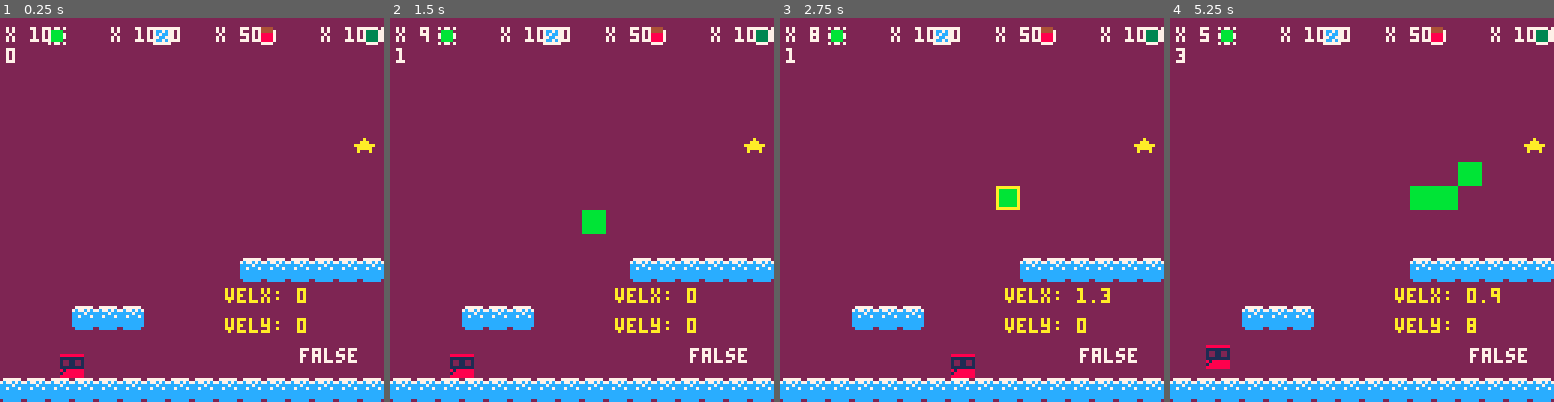
Above: before the commit, frames 1-4 (left to right).
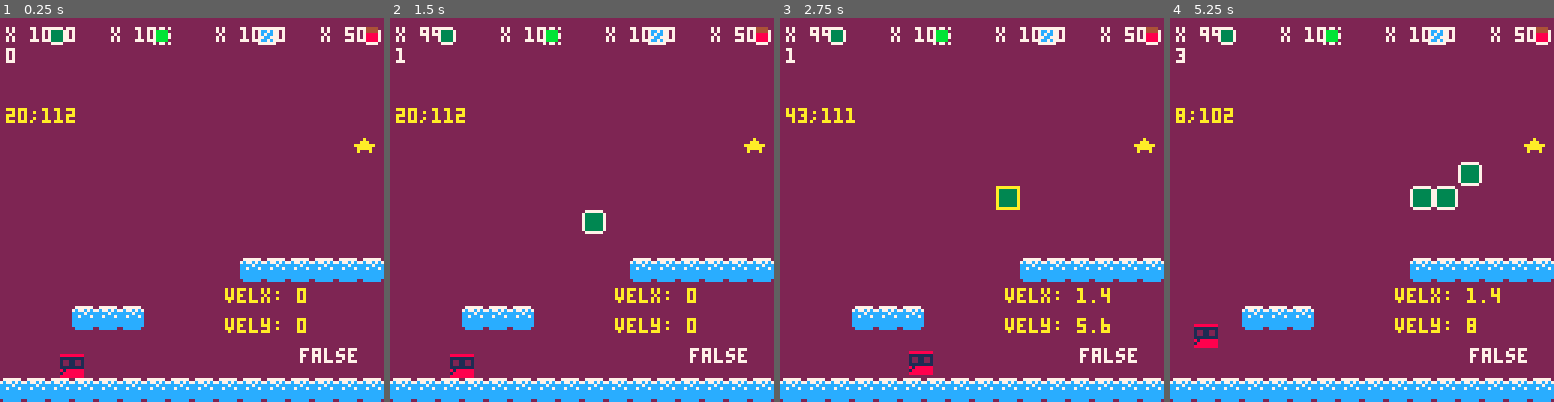
Above: after the commit, the same moments.

Repository: FlavioIero/PlatformMaker
Game: PICO-8 cartridge platformmaker.p8
The game is run twice, just before and just after one commit, with the same random seed, the same clock (stepped at 60 frames per second) and the same inputs.
Inputs:
- Up to frame 1 (0.25 s): no input
- Up to frame 2 (1.5 s): tap X (X key) at 0.33, 1.07 s; tap O (Z key) at 0.7 s
- Up to frame 3 (2.75 s): hold Right 1.6-2.1 s; tap O (Z key) at 1.7, 2.1, 2.5 s; tap X (X key) at 1.85 s; hold Up 2.15-2.42 s; hold Right from 2.47 s (still down)
- Up to frame 4 (5.25 s): tap O (Z key) every 0.4 s from 2.9 to 4.9 s; tap X (X key) at 2.97, 4.08, 5.2 s; release Right at 3.03 s; hold Left 3.08-3.58 s; hold Down 3.63-3.97 s; hold Right 4.02-4.68 s; hold Up 4.73-5.03 s; hold Left from 5.08 s (still down)

The runs differ from the first frame. In frame 1, 1.2% of the frame differs, in the area x 1-100%, y 2-28%; in frame 2, 1.6%; in frame 3, 2.2%; in frame 4, 3.0%, in the area x 1-100%, y 2-92%.

Commit message:
fixed weird player collisions

Diff:
--- a/platformmaker.p8
+++ b/platformmaker.p8
@@ -62,13 +62,10 @@
 
 	bm = blocks_mng:new()
 
+	bm:add_blocks(block_types.b_normal,1000)
 	bm:add_blocks(block_types.b_switch,10)
 	bm:add_blocks(block_types.b_glass,1000)
 	bm:add_blocks(block_types.b_slime,50)
-	bm:add_blocks(block_types.b_normal,1000)
-
-
-
 
 end
 
@@ -192,9 +189,9 @@
 	jump_vel = -8,
  max_fall = 8,
  weight = 1.4,
- max_vel_x = 5,
-	accel = 4,
-	decel = 3.7, -- decel should be less than accel
+ max_vel_x = 3,
+	accel = 2.7,
+	decel = 1.6, -- decel should be less than accel
 	--------------------
 	states = {jump=1,build=2,switch=3},
  x = 0,
@@ -237,6 +234,7 @@
 		print(self:collide_blocks(self.x,self.y,8,8),100,110,7)
 		print("velx: "..self.vel_x,75,90,10)
 		print("vely: "..self.vel_y,75,100,10)
+		print(self.x..";"..self.y,2,30,10)
 	end,
 
 	update_anim = function(self)
@@ -254,6 +252,7 @@
 		if btnp(🅾️) and self:can_jump() then
 			self.vel_y = self.jump_vel end
 		self.y += self.vel_y
+		self.y = flr(self.y)
 
 		if self.y > 120 then
 			self.y = 120
@@ -277,6 +276,7 @@
 			self.vel_x = max(-self.max_vel_x,self.vel_x-self.accel)
 		end
 		self.x += self.vel_x
+		self.x = flr(self.x)
 
 		if self.x < 0 then
 			self.x = 0
@@ -348,7 +348,9 @@
 	apply_gravity = function(self)
 		self.vel_y = min(self.max_fall,self.vel_y+g*self.weight)
 		if self:on_ground() then
-			self.vel_y = 0 end
+			self.vel_y = 0
+			self.y = flr(self.y)
+		end
 	end,
 
 	can_jump = function(self)
@@ -362,7 +364,7 @@
 	end,
 
 	on_ground = function(self)
-		return collide_spr(self.x,self.y+8,7,0.1,0)
+		return collide_spr(self.x,self.y+8,7,0.000001,0)
 					or self:collide_blocks(self.x,self.y+8,8,0.1)
 	end,
 
